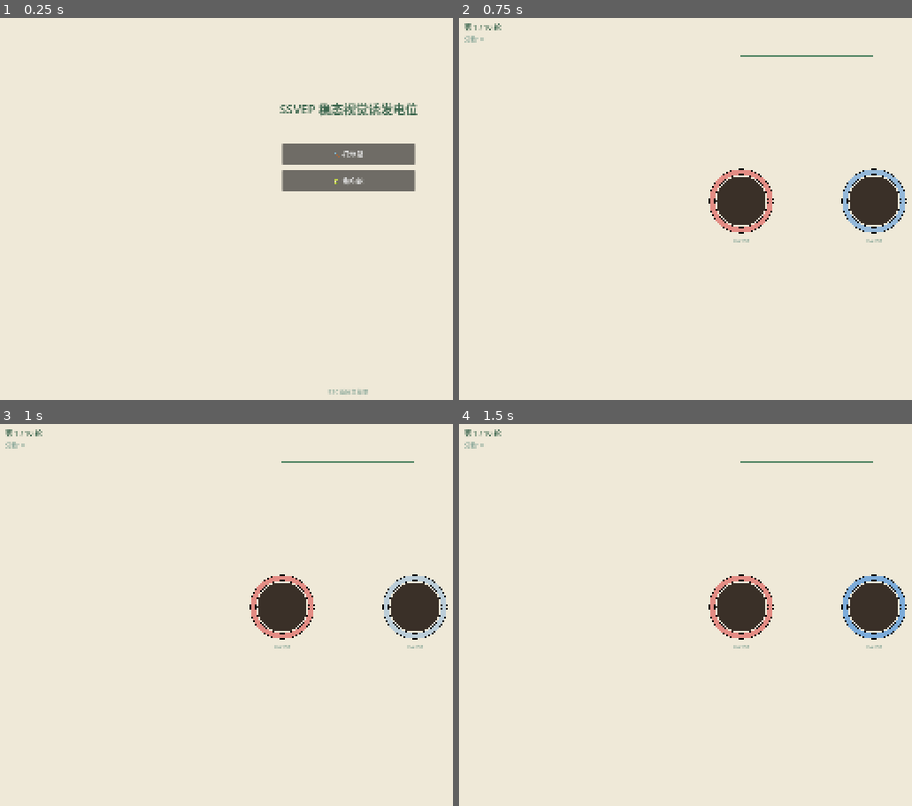
Above: before the commit, frames 1-4 (two rows, left to right).
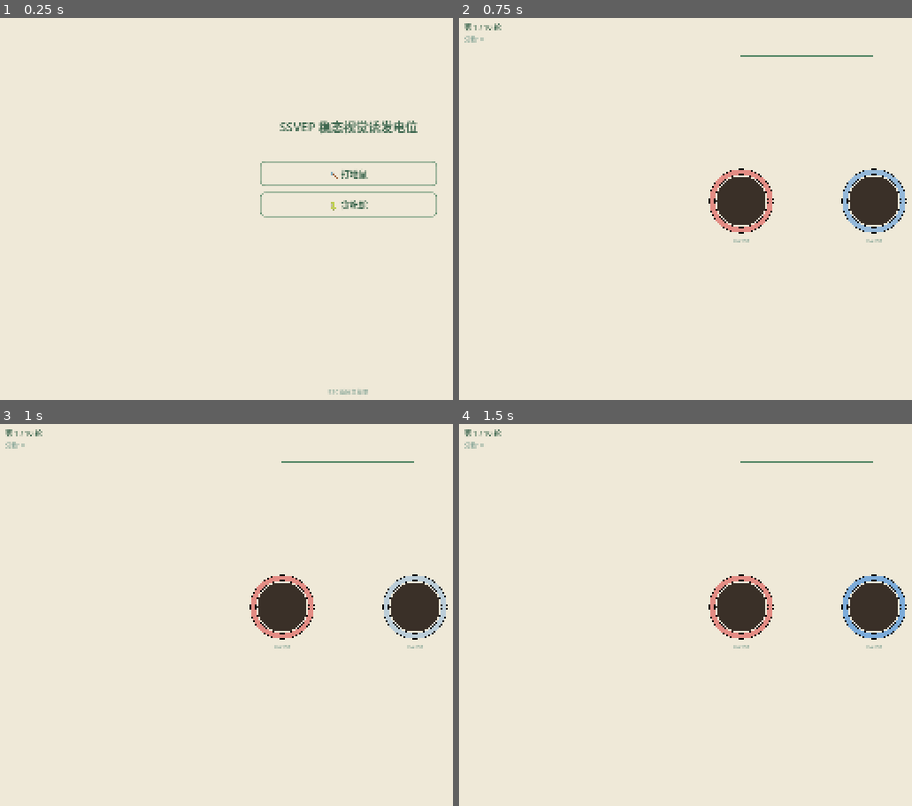
Above: after the commit, the same moments.

Repository: sssd903-tju/MetaBCI_Game
Game: Godot game, scene res://scenes/ssvep/SSVEPHub.tscn
Same seed, same stepped clock (60 frames per second), same inputs: the game is played once before the commit and once after it. This scene is started directly instead of the project's main scene.
Inputs:
- Up to frame 1 (0.25 s): no input
- Up to frame 2 (0.75 s): click "🔨 打地鼠" at 0.5 s
- Up to frame 3 (1 s): no input
- Up to frame 4 (1.5 s): tap Enter (ui_accept) at 1.25 s; hold Right from 1.28 s (still down); tap 1 at 1.35 s

The runs differ from the first frame. In frame 1, 5.2% of the frame differs, in the area x 57-97%, y 22-53%; in frame 2, nothing differs; in frame 3, nothing differs; in frame 4, nothing differs.

Commit message:
tweak: SSVEP Hub 按钮放大(400×56), 米白底, 下移居中

Diff:
--- a/scripts/paradigms/ssvep/ssvep_hub.gd
+++ b/scripts/paradigms/ssvep/ssvep_hub.gd
@@ -8,7 +8,7 @@
 	add_child(bg)
 
 	var title := _lbl("SSVEP 稳态视觉诱发电位", 28, GlobalConfig.UI_TEXT_PRIMARY)
-	title.position = Vector2(0, 200)
+	title.position = Vector2(0, 240)
 	title.size = Vector2(GlobalConfig.GAME_WIDTH, 40)
 	title.horizontal_alignment = HORIZONTAL_ALIGNMENT_CENTER
 	add_child(title)
@@ -22,8 +22,23 @@
 		var m: Dictionary = modes[i]
 		var btn := Button.new()
 		btn.text = m.name
-		btn.position = Vector2((GlobalConfig.GAME_WIDTH - 300) / 2.0, 300 + i * 60)
-		btn.size = Vector2(300, 48)
+		btn.position = Vector2((GlobalConfig.GAME_WIDTH - 400) / 2.0, 340 + i * 70)
+		btn.size = Vector2(400, 56)
+
+		var btn_style := StyleBoxFlat.new()
+		btn_style.bg_color = GlobalConfig.BG_WARM_CREAM
+		btn_style.border_color = GlobalConfig.PLATFORM_NORMAL
+		btn_style.border_width_left = 2
+		btn_style.border_width_right = 2
+		btn_style.border_width_top = 2
+		btn_style.border_width_bottom = 2
+		btn_style.corner_radius_top_left = 10
+		btn_style.corner_radius_top_right = 10
+		btn_style.corner_radius_bottom_left = 10
+		btn_style.corner_radius_bottom_right = 10
+		btn.add_theme_stylebox_override("normal", btn_style)
+		btn.add_theme_font_size_override("font_size", 20)
+		btn.add_theme_color_override("font_color", GlobalConfig.UI_TEXT_PRIMARY)
 		btn.pressed.connect(_load_scene.bind(m.scene))
 		add_child(btn)
 
